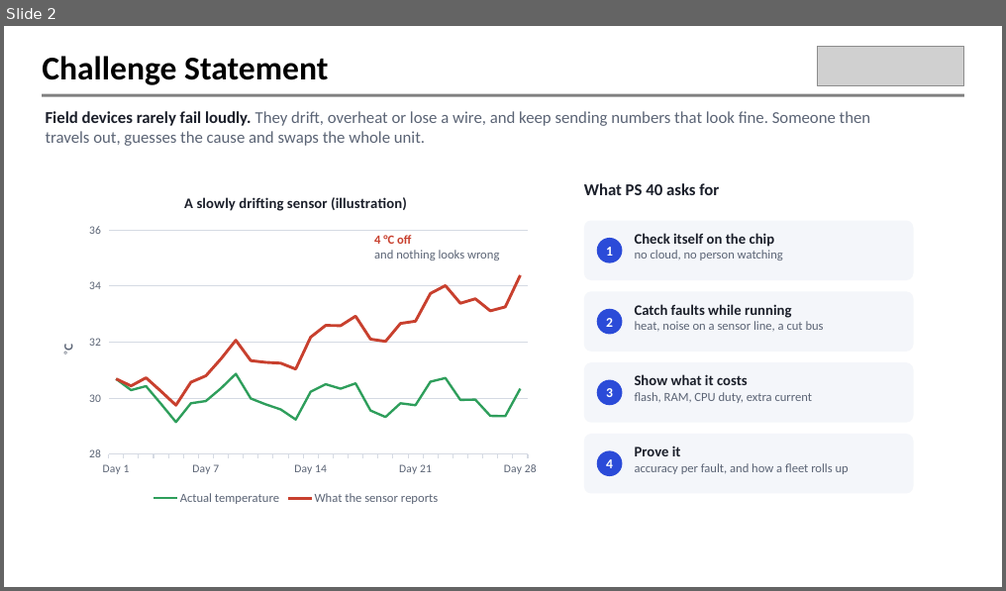
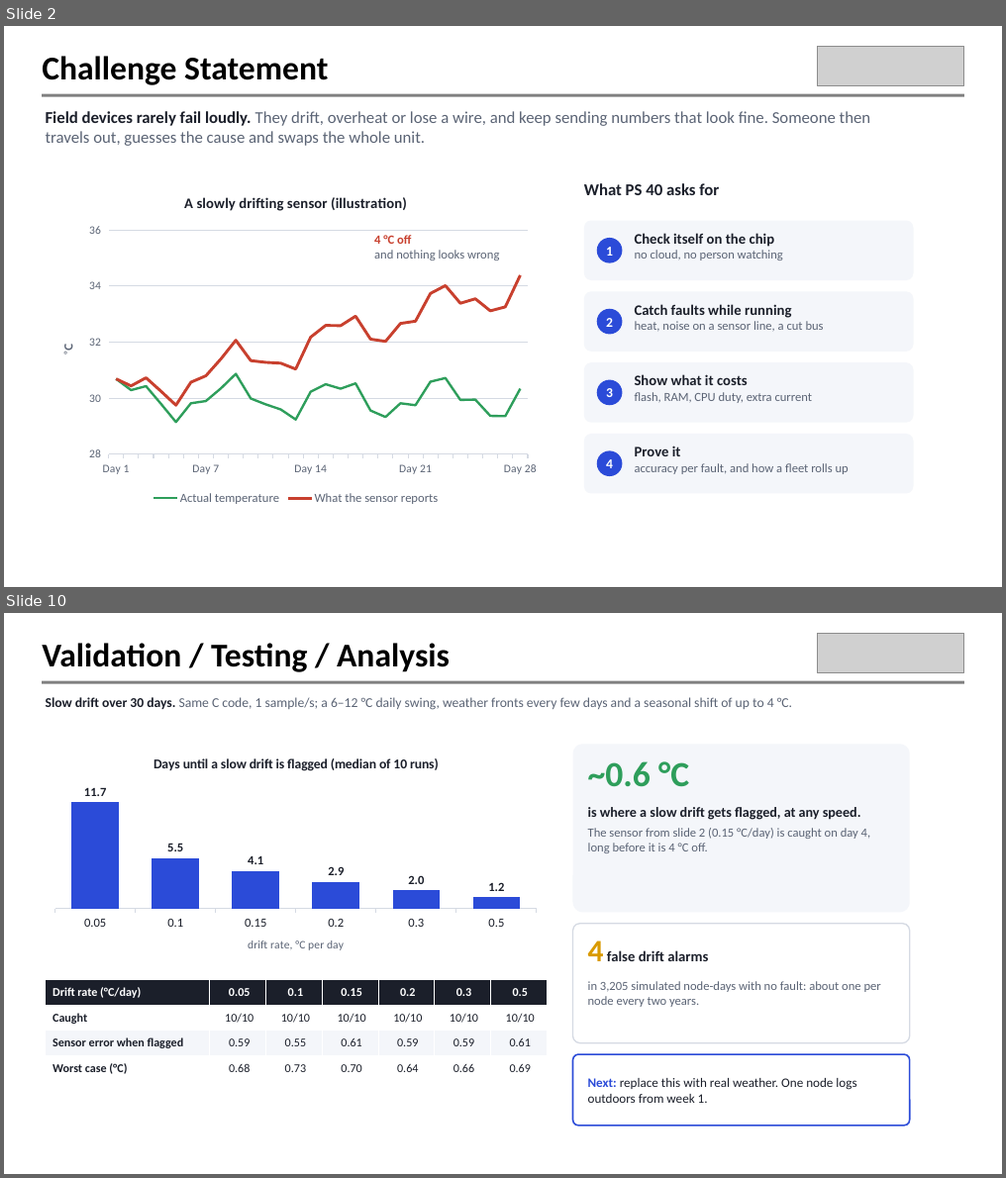
Before and after one commit to shriram-s7/sentinel-techgium, a slide deck: docs/22825_TG10_Presentation Round.pptx. Shown one above the other, each under a label of ours: slide 2 before the commit, slides 2 and 10 after it; the slides between them are not shown. The pictures are 1006x591 and 1006x1178 pixels, drawn with LibreOffice and Linux fonts; fonts in the diff are those of the drawing; grey boxes stand for pictures; background and template pictures are left out. Boxes give left, top, right and bottom in pixels: in the first picture for what was removed or moved away, otherwise in the second. Text is boxed around its words. In the diff, an @@ line names an element or a change of style, - is before the commit and + after.

```diff
--- a/docs/22825_TG10_Presentation Round.pptx
+++ b/docs/22825_TG10_Presentation Round.pptx
@@ slide 10 added at (4, 613, 1002, 1174), background #FFFFFF; not listed: 1 template element that a slide beside it also shows @@
@@ picture added at (818, 633, 964, 672) @@
@@ title added at (42, 643, 450, 672), 32 pt, text #000000, bold @@
+Validation / Testing / Analysis
@@ text added at (46, 697, 792, 710), 13 pt, text #5B6475 @@
+Slow drift over 30 days. Same C code, 1 sample/s; a 6–12 °C daily swing, weather fronts every few days and a seasonal shift of up to 4 °C.
@@ column chart added at (46, 744, 547, 968) @@
+title "Days until a slow drift is flagged (median of 10 runs)"
+categories: 0.05, 0.1, 0.15, 0.2, 0.3, 0.5
+Series 1: 11.7, 5.5, 4.1, 2.9, 2, 1.2
@@ rounded rectangle added at (573, 744, 910, 912), fill #F4F6FA @@
@@ text added at (588, 761, 689, 787), 34 pt, text #2E9E5B, bold @@
+~0.6 °C
@@ text added at (588, 807, 871, 854), 12 pt, text #5B6475 @@
+is where a slow drift gets flagged, at any speed.
+The sensor from slide 2 (0.15 °C/day) is caught on day 4, long before it is 4 °C off.
@@ rounded rectangle added at (573, 924, 910, 1044), fill #FFFFFF, outline #D5DAE3 1.25 pt @@
@@ text added at (588, 941, 708, 961), 14 pt, text #1B1F2A, bold @@
+4 false drift alarms
@@ table added at (46, 980, 547, 1081), 4 rows, 7 columns @@
+Drift rate (°C/day) | 0.05 | 0.1 | 0.15 | 0.2 | 0.3 | 0.5
+Caught | 10/10 | 10/10 | 10/10 | 10/10 | 10/10 | 10/10
+Sensor error when flagged | 0.59 | 0.55 | 0.61 | 0.59 | 0.59 | 0.61
+Worst case (°C) | 0.68 | 0.73 | 0.70 | 0.64 | 0.66 | 0.69
@@ text added at (588, 981, 881, 1007), 12 pt, text #5B6475 @@
+in 3,205 simulated node-days with no fault: about one per node every two years.
@@ rounded rectangle added at (573, 1055, 910, 1126), fill #FFFFFF, outline #2B4BD8 1.5 pt @@
@@ text added at (588, 1078, 856, 1103), 12.5 pt, text #1B1F2A @@
+Next: replace this with real weather. One node logs outdoors from week 1.
```
Also in this commit, not shown: 11 slides changed, 22 other files.
